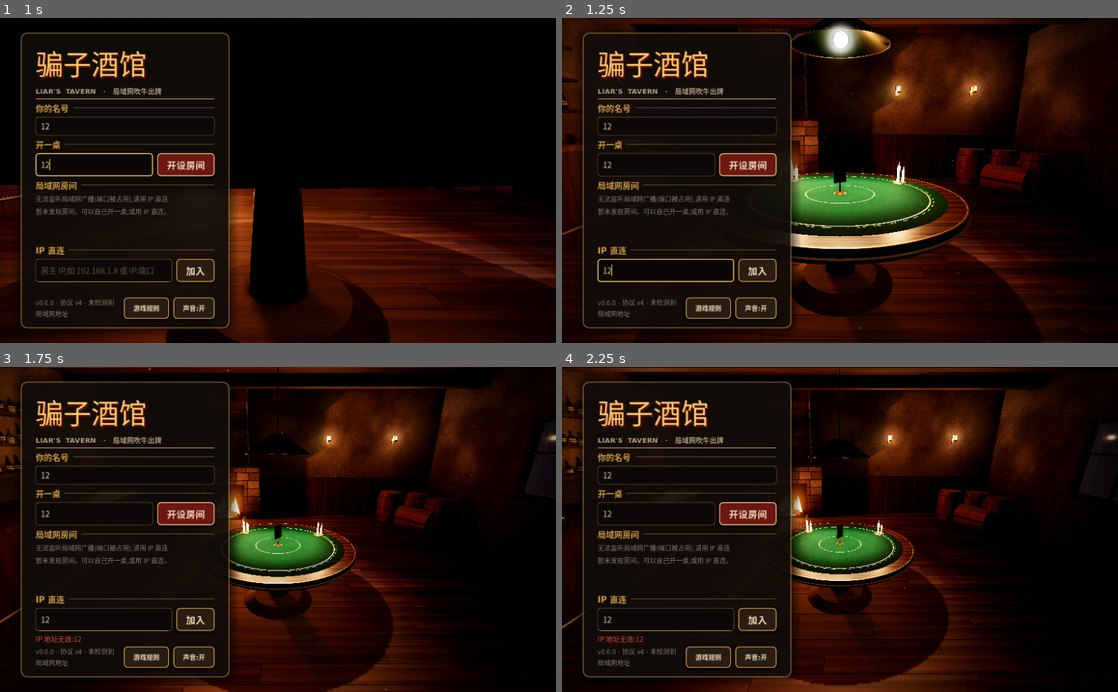
Above: before the commit, frames 1-4 (two rows, left to right).
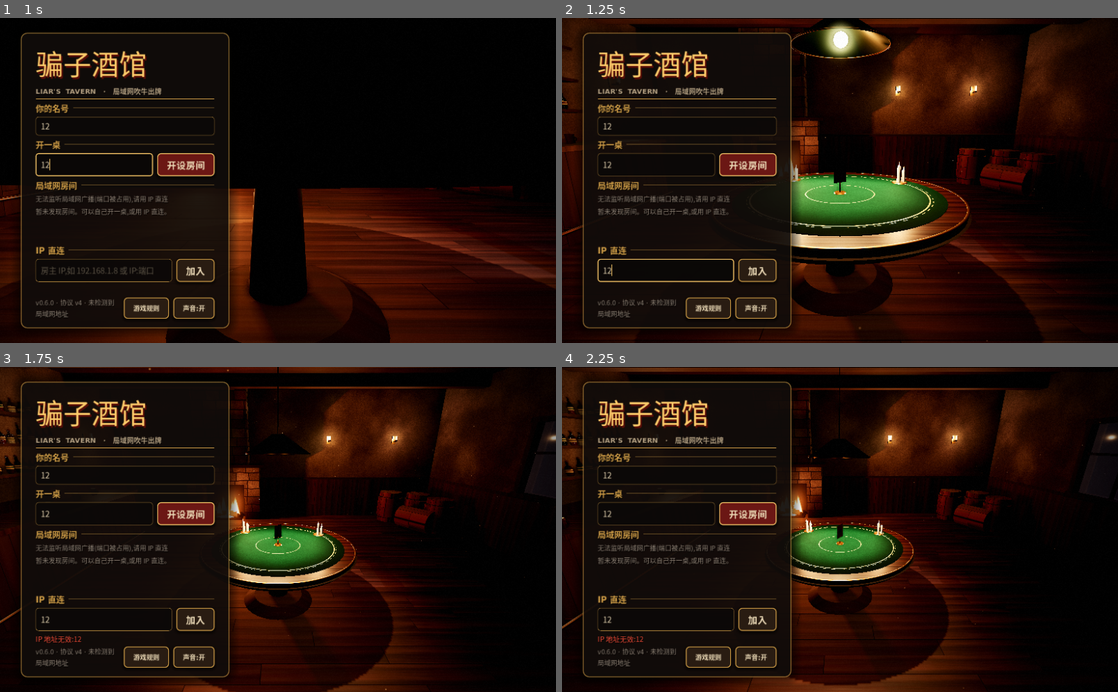
Above: after the commit, the same moments.

Repository: BoAsir/liars-tavern
Game: Godot game, scene res://src/ui/main.tscn
The game is run twice, just before and just after one commit, with the same random seed, the same clock (stepped at 60 frames per second) and the same inputs.
Inputs (mouse positions are in pixels of both pictures, inside the frame that each line leads up to):
- Up to frame 1 (1 s): click (122, 125) at 0.52 s; type "12" at 0.6 s; click (94, 164) at 0.75 s; type "12" at 0.83 s; click (105, 271) at 0.98 s
- Up to frame 2 (1.25 s): type "12" at 1.07 s
- Up to frame 3 (1.75 s): tap Enter (ui_accept) at 1.25, 1.52 s; move the mouse to (400, 513) at 1.27 s; hold Right (ui_right) from 1.28 s (still down); hold Shift from 1.28 s (still down); click (400, 513) at 1.42 s
- Up to frame 4 (2.25 s): release Right (ui_right) at 2 s; release Shift at 2 s; drag from (728, 545) to (812, 594) at 2.02 s

Frame 1 is identical in both runs. In frame 2, 0.4% of the frame differs, in the area x 47-62%, y 1-51%; in frame 3, less than 0.1%; in frame 4, less than 0.1%.

Commit message:
fix: 酒客不再过曝(调色板按最大通道等比压到 0.65、眼白同档、爪子再压暗 0.8;瞳孔高光并进瞳孔、不再自发光,每人 19→17 个实例、只剩一份共享材质;环境光遮蔽作用于直射光 0.35;灯泡自发光 9→4,蜡色压暗)
截图统计(亮度 ≥0.85 的发白像素):猪脸 60–72% → ≤1.5%;shot.gd --stats 加上发白比例与爪子区域。

Co-Authored-By: Claude Opus 5.5 <noreply@anthropic.com>

Diff:
--- a/src/world/patron_3d.gd
+++ b/src/world/patron_3d.gd
@@ -134,7 +134,6 @@
 		_add_part(pivot, white, "EyeMesh")
 		var pupil := _add_part(pivot, pupil_mesh, "Pupil")
 		pupil.position = Vector3(0, 0, -0.03)
-		MeshKit.add(pupil, MeshKit.sphere(0.006, 6), WorldMaterials.emissive(Color.WHITE, 2.0), Vector3(0.007, 0.008, -0.016))
 		var marks := _add_part(pivot, marks_mesh, "MarksMesh")
 		marks.position = Vector3(0, 0, -0.036)
 		marks.visible = false
--- a/src/world/patron_parts.gd
+++ b/src/world/patron_parts.gd
@@ -42,20 +42,34 @@
 # —— 调色板:部件键 → [sRGB 颜色, 粗糙度, 金属度] ——
 
 const NOSE := Color(0.05, 0.04, 0.04)
-const EYE_WHITE := Color(0.97, 0.96, 0.93)
+# 去过曝:近白的底色在烛光 + ACES 下会削顶发白(猪脸曾有六七成像素发白)。所有酒客颜色按最大通道等比压到
+# ALBEDO_CAP 以下(保持色相);眼白同档;爪子在桌上离烛光最近,再压暗一档
+const ALBEDO_CAP := 0.65
+const EYE_WHITE := Color(0.65, 0.64, 0.62)
+const PAW_SHADE := 0.8
 const PUPIL := Color(0.03, 0.03, 0.04)
+const HIGHLIGHT := Color(0.95, 0.95, 0.95)   # 瞳孔上的高光点(不自发光,面积小,不受上限约束)
 const BRASS := Color(0.78, 0.56, 0.24)   # = WorldMaterials.brass()
 const LAPEL_DARKEN := 0.35   # 翻领用压暗的外套色:浅色强调色做翻领会在胸前拼出一个突兀的「A」字
 
 
 static func palette(spec: Dictionary) -> Dictionary:
+	var fur := capped(spec["fur"])
+	var coat := capped(spec["coat"])
+	var dark := capped(spec["dark"])
 	return {
-		"fur": [spec["fur"], 0.75, 0.0], "muzzle": [spec["muzzle"], 0.8, 0.0], "dark": [spec["dark"], 0.6, 0.0],
-		"coat": [spec["coat"], 0.85, 0.0], "accent": [spec["accent"], 0.5, 0.0],
+		"fur": [fur, 0.75, 0.0], "muzzle": [capped(spec["muzzle"]), 0.8, 0.0], "dark": [dark, 0.6, 0.0],
+		"coat": [coat, 0.85, 0.0], "accent": [capped(spec["accent"]), 0.5, 0.0], "paw": [fur * PAW_SHADE, 0.75, 0.0],
 		"nose": [NOSE, 0.15, 0.0], "white": [EYE_WHITE, 0.25, 0.0], "pupil": [PUPIL, 0.1, 0.0],
-		"hat": [spec["dark"].darkened(0.4), 0.7, 0.0], "lapel": [spec["coat"].darkened(LAPEL_DARKEN), 0.8, 0.0],
+		"hat": [dark.darkened(0.4), 0.7, 0.0], "lapel": [coat.darkened(LAPEL_DARKEN), 0.8, 0.0],
 		"brass": [BRASS, 0.32, 1.0],
 	}
+
+
+static func capped(c: Color) -> Color:
+	# 按最大通道等比缩放到 ALBEDO_CAP 以下,色相不变
+	var peak := maxf(c.r, maxf(c.g, c.b))
+	return c if peak <= ALBEDO_CAP else Color(c.r * ALBEDO_CAP / peak, c.g * ALBEDO_CAP / peak, c.b * ALBEDO_CAP / peak, c.a)
 
 
 static func _paint(f: MeshForge, pal: Dictionary, key: String) -> void:
@@ -193,6 +207,8 @@
 static func pupil_recipe(f: MeshForge) -> void:
 	f.paint(PUPIL, 0.1)
 	f.sphere(0.021, 12)
+	f.paint(HIGHLIGHT, 0.08)
+	f.sphere(0.006, 6, _xf(Vector3(0.007, 0.008, -0.016)))
 
 
 static func marks_recipe(f: MeshForge) -> void:
@@ -217,7 +233,7 @@
 
 
 static func paw_recipe(f: MeshForge, pal: Dictionary, radius: float, scale: Vector3) -> void:
-	_paint(f, pal, "fur")
+	_paint(f, pal, "paw")
 	f.sphere(radius, 16, _xf(Vector3.ZERO, Vector3.ZERO, scale))
 
 
--- a/src/world/tavern.gd
+++ b/src/world/tavern.gd
@@ -89,6 +89,7 @@
 	environment.ssao_enabled = true
 	environment.ssao_radius = 0.9
 	environment.ssao_intensity = 1.8
+	environment.ssao_light_affect = 0.35   # 环境光遮蔽也压暗直射光:墙角、椅脚、压在桌上的手臂才有接触暗部
 	# 不开 SSIL(屏幕空间间接光):实测内部 1080p 下约 3 毫秒/帧,开关前后画面几乎看不出差别
 	environment.volumetric_fog_enabled = true
 	environment.volumetric_fog_density = 0.05
@@ -202,7 +203,7 @@
 	shade_mat.cull_mode = BaseMaterial3D.CULL_DISABLED
 	MeshKit.add(_lamp_pivot, shade_mesh, shade_mat, Vector3(0, shade_y, 0))
 	MeshKit.add(_lamp_pivot, MeshKit.torus(0.355, 0.37, 48), WorldMaterials.brass(), Vector3(0, shade_y - 0.1, 0))
-	MeshKit.add(_lamp_pivot, MeshKit.sphere(0.055), WorldMaterials.emissive(Color(1.0, 0.82, 0.55), 9.0),
+	MeshKit.add(_lamp_pivot, MeshKit.sphere(0.055), WorldMaterials.emissive(Color(1.0, 0.82, 0.55), 4.0),
 		Vector3(0, shade_y - 0.06, 0))
 	var spot := SpotLight3D.new()
 	spot.position = Vector3(0, shade_y - 0.05, 0)
@@ -251,7 +252,7 @@
 
 
 func _candle(parent: Node3D, offset: Vector3, height: float, seed: float) -> void:
-	var wax := WorldMaterials.emissive(Color(0.9, 0.84, 0.72), 0.03)
+	var wax := WorldMaterials.emissive(Color(0.72, 0.672, 0.576), 0.03)   # 蜡色压到 0.72 以下,烛光下不再泛白
 	MeshKit.add(parent, MeshKit.cylinder(0.016, 0.018, height, 16), wax, offset + Vector3(0, 0.012 + height / 2.0, 0))
 	MeshKit.add(parent, MeshKit.sphere(0.012, 10), wax, offset + Vector3(0.012, 0.012 + height * 0.8, 0),
 		Vector3.ZERO, Vector3(0.6, 1.4, 0.6))
--- a/tests/test_image_stats.gd
+++ b/tests/test_image_stats.gd
@@ -42,3 +42,10 @@
 
 func test_diff_ratio_of_different_sizes_is_total():
 	assert_eq(ImageStats.diff_ratio(_image(Color.RED), _image(Color.RED, Vector2i(5, 5))), 1.0)
+
+
+func test_washed_ratio_counts_pixels_above_a_luma_threshold():
+	var img := _image(Color(0.5, 0.5, 0.5))
+	img.set_pixel(0, 0, Color(0.9, 0.9, 0.9))       # 亮度 0.9:发白
+	img.set_pixel(1, 0, Color(1.0, 0.3, 0.3))       # 红通道顶满但亮度低:不算发白
+	assert_almost_eq(ImageStats.washed_ratio(img, Rect2i(0, 0, 10, 10)), 0.01, 0.0001)
--- a/tests/test_patron_parts.gd
+++ b/tests/test_patron_parts.gd
@@ -15,3 +15,26 @@
 	var all := range(PatronParts.SPECIES.size())
 	assert_eq(PatronParts.first_free_species(all), 0)
 	assert_eq(PatronParts.first_free_species(all + [0]), 1)
+
+
+func test_palettes_are_capped_so_faces_do_not_wash_out():
+	# 近白的底色在烛光 + ACES 下会过曝发白:所有酒客颜色按最大通道等比压到 ALBEDO_CAP 以下(保持色相)
+	for i in PatronParts.SPECIES.size():
+		var pal := PatronParts.palette(PatronParts.species(i))
+		for key in ["fur", "muzzle", "dark", "coat", "accent", "hat", "lapel", "paw"]:
+			var c: Color = pal[key][0]
+			assert_lte(maxf(c.r, maxf(c.g, c.b)), PatronParts.ALBEDO_CAP + 0.0001, "%d %s" % [i, key])
+
+
+func test_capping_keeps_the_hue():
+	var pig := PatronParts.palette(PatronParts.species(2))
+	var raw: Color = PatronParts.SPECIES[2]["fur"]
+	var capped: Color = pig["fur"][0]
+	assert_almost_eq(capped.r / capped.g, raw.r / raw.g, 0.01)
+
+
+func test_eye_white_and_paw_shade_limits():
+	for channel in [PatronParts.EYE_WHITE.r, PatronParts.EYE_WHITE.g, PatronParts.EYE_WHITE.b]:
+		assert_lte(channel, 0.72)
+	assert_gt(PatronParts.PAW_SHADE, 0.0)
+	assert_lte(PatronParts.PAW_SHADE, 0.8)
--- a/tests/test_scene_budget.gd
+++ b/tests/test_scene_budget.gd
@@ -99,7 +99,7 @@
 	for patron: Patron in _tavern.find_children("*", "Patron", true, false):
 		var meshes := patron.find_children("*", "MeshInstance3D", true, false).filter(func(m: MeshInstance3D):
 			return m.is_visible_in_tree() and not patron.fan.is_ancestor_of(m) and not _under_revolver(m))
-		assert_lte(meshes.size(), 19, "每名酒客可见网格(含椅子,不含手牌与左轮)")
+		assert_lte(meshes.size(), 17, "每名酒客可见网格(含椅子,不含手牌与左轮)")
 		var materials := {}
 		for m: MeshInstance3D in meshes:
 			if m.name == "Chair":
@@ -108,7 +108,7 @@
 				var mat := m.get_active_material(s)
 				if mat != null:
 					materials[mat] = true
-		assert_lte(materials.size(), 2, "每名酒客材质(不含椅子):酒客共享材质 + 眼睛高光")
+		assert_lte(materials.size(), 1, "每名酒客材质(不含椅子):只有酒客共享材质")
 		for pivot in ["Body", "Body/Neck", "Body/Head", "Body/ArmL", "Body/ArmR", "Body/ArmR/Hand", "Body/Fan"]:
 			assert_not_null(patron.get_node_or_null(pivot), "动画枢轴 %s 还在" % pivot)
 
--- a/tools/image_stats.gd
+++ b/tools/image_stats.gd
@@ -15,6 +15,20 @@
 			if maxf(c.r, maxf(c.g, c.b)) >= threshold:
 				clipped += 1
 	return float(clipped) / area.get_area()
+
+
+static func washed_ratio(img: Image, rect: Rect2i, threshold := 0.85) -> float:
+	# 区域内亮度(Rec.709 系数)≥ threshold 的像素占比:「发白」,比单通道削顶更接近人眼看到的过曝
+	var area := rect.intersection(Rect2i(Vector2i.ZERO, img.get_size()))
+	if area.get_area() <= 0:
+		return 0.0
+	var washed := 0
+	for y in range(area.position.y, area.end.y):
+		for x in range(area.position.x, area.end.x):
+			var c := img.get_pixel(x, y)
+			if 0.2126 * c.r + 0.7152 * c.g + 0.0722 * c.b >= threshold:
+				washed += 1
+	return float(washed) / area.get_area()
 
 
 static func luma_stddev(img: Image, rect: Rect2i) -> float:
--- a/tools/shot.gd
+++ b/tools/shot.gd
@@ -2,7 +2,7 @@
 # 视觉检查:搭建酒馆并按指定机位截图(需要窗口渲染,不能 --headless)。
 # 用法:godot --path . -s tools/shot.gd -- --out=/tmp/shots --views=seat,menu,overhead [--showcase] [--stats]
 # --showcase 时在桌边摆上 4 名酒客、手牌与左轮,用于检查角色与道具。
-# --stats 时每个机位打印全帧削顶比例、每张酒客脸的削顶比例、墙面灰泥区域的亮度标准差。
+# --stats 时每个机位打印全帧削顶比例、每张酒客脸与爪子的发白(亮度 ≥ 0.85)/削顶比例、墙面灰泥区域的亮度标准差。
 # 要做前后像素对比(tools/shot_diff.gd)时加 --freeze 与引擎参数 --fixed-fps 60:搭好展台后暂停场景树(呼吸、眨眼、补间、粒子都停下),
 # 每帧时长与随机数种子也固定,两次截图可比。
 
@@ -11,6 +11,7 @@
 const ImageStats := preload("res://tools/image_stats.gd")
 const WARMUP_FRAMES := 45
 const FACE_RADIUS := 0.17   # 酒客头的半径(米),--stats 按它在画面上框出脸
+const PAW_RADIUS := 0.06    # 爪子的半径(米)
 # --stats 的灰泥取样区域(按画面比例):只有能看到大片墙面的机位才有
 const PLASTER_RECTS := {
 	"seat": Rect2(0.55, 0.02, 0.2, 0.12),
@@ -63,22 +64,28 @@
 	print("STATS %s frame_clip=%.3f" % [view, ImageStats.clipped_ratio(image, Rect2i(Vector2i.ZERO, size))])
 	var camera := root.get_camera_3d()
 	for patron in root.find_children("*", "Patron", true, false):
-		var head: Vector3 = patron.head_position()
-		if camera.is_position_behind(head):
-			continue
-		var center := camera.unproject_position(head)
-		var edge := camera.unproject_position(head + camera.global_basis.x * FACE_RADIUS)
-		var r := center.distance_to(edge)
-		var rect := Rect2i(Rect2(center - Vector2(r, r), Vector2(r, r) * 2.0))
-		if not rect.intersects(Rect2i(Vector2i.ZERO, size)):
-			continue
-		print("STATS %s face %s clip=%.3f" % [view, PatronParts.species(patron.species_index)["id"], ImageStats.clipped_ratio(image, rect)])
+		var id: String = PatronParts.species(patron.species_index)["id"]
+		_print_region(view, "face " + id, image, camera, patron.head_position(), FACE_RADIUS)
+		for hand: Node3D in [patron.find_child("ArmL", true, false).get_node("Hand"), patron.right_hand]:
+			_print_region(view, "paw " + id, image, camera, hand.global_position, PAW_RADIUS)
 	if PLASTER_RECTS.has(view):
 		var rel: Rect2 = PLASTER_RECTS[view]
 		var rect := Rect2i(Rect2(rel.position * Vector2(size), rel.size * Vector2(size)))
 		print("STATS %s plaster_stddev=%.1f" % [view, ImageStats.luma_stddev(image, rect)])
 
 
+func _print_region(view: String, label: String, image: Image, camera: Camera3D, center_3d: Vector3, radius: float) -> void:
+	# 按球心与半径在画面上框出一块(脸、爪),打印发白与削顶比例
+	if camera.is_position_behind(center_3d):
+		return
+	var center := camera.unproject_position(center_3d)
+	var r := center.distance_to(camera.unproject_position(center_3d + camera.global_basis.x * radius))
+	var rect := Rect2i(Rect2(center - Vector2(r, r), Vector2(r, r) * 2.0))
+	if rect.intersection(Rect2i(Vector2i.ZERO, image.get_size())).get_area() < 16:
+		return
+	print("STATS %s %s washed=%.3f clip=%.3f" % [view, label, ImageStats.washed_ratio(image, rect), ImageStats.clipped_ratio(image, rect)])
+
+
 func _place_camera(rig: CameraRig, view: String) -> void:
 	if not CameraViews.place(rig, view):
 		push_warning("unknown view " + view)
